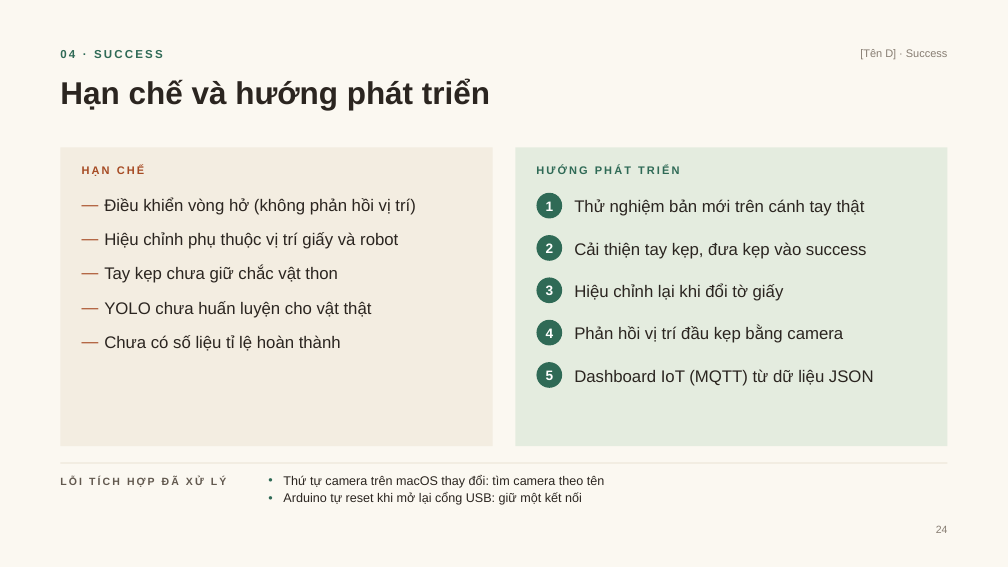
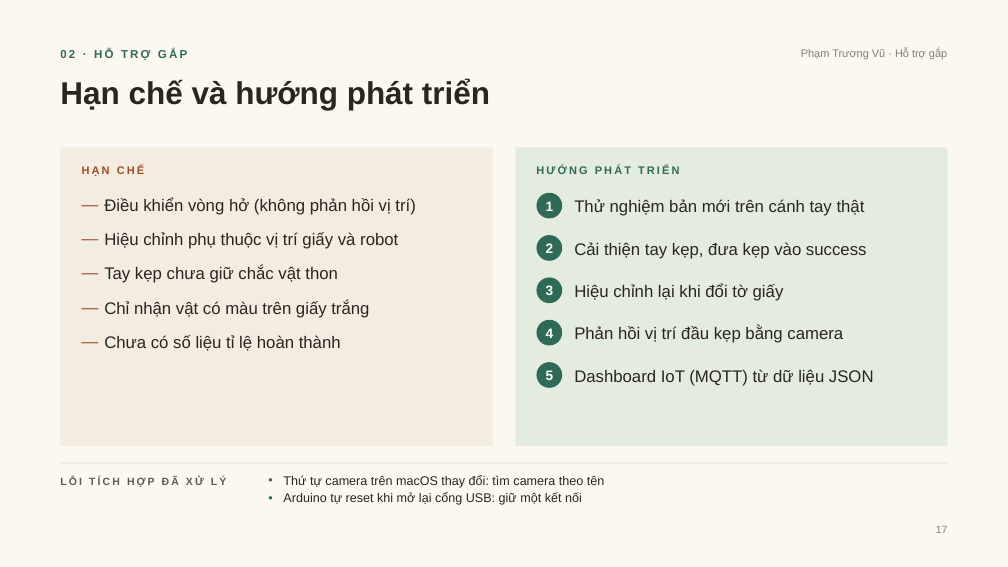
Before and after one commit to DuongNAD/Project_IoT, a slide deck: slide 17 of slides/Project_IoT_ThuyetTrinh.pptx (slide 24 before the commit). Drawn at 1008x567 pixels with LibreOffice and Linux fonts; fonts in the diff are those of the drawing. Boxes give left, top, right and bottom in pixels: in the first picture for what was removed or moved away, otherwise in the second. Text is boxed around its words. In the diff, an @@ line names an element or a change of style, - is before the commit and + after.

```diff
--- a/slides/Project_IoT_ThuyetTrinh.pptx
+++ b/slides/Project_IoT_ThuyetTrinh.pptx
@@ text at bbox=[60, 49, 187, 60]: text changed @@
-04 · SUCCESS
+02 · HỖ TRỢ GẮP
@@ text at bbox=[801, 49, 947, 59]: text changed @@
-[Tên D] · Success
+Phạm Trương Vũ · Hỗ trợ gắp
@@ text at bbox=[104, 300, 369, 318]: text changed @@
-— YOLO chưa huấn luyện cho vật thật
+— Chỉ nhận vật có màu trên giấy trắng
@@ text at bbox=[936, 526, 948, 533]: text changed @@
-24
+17
```
Also in this commit, not shown: 18 other slides changed, 1 slide removed, 26 other files.
